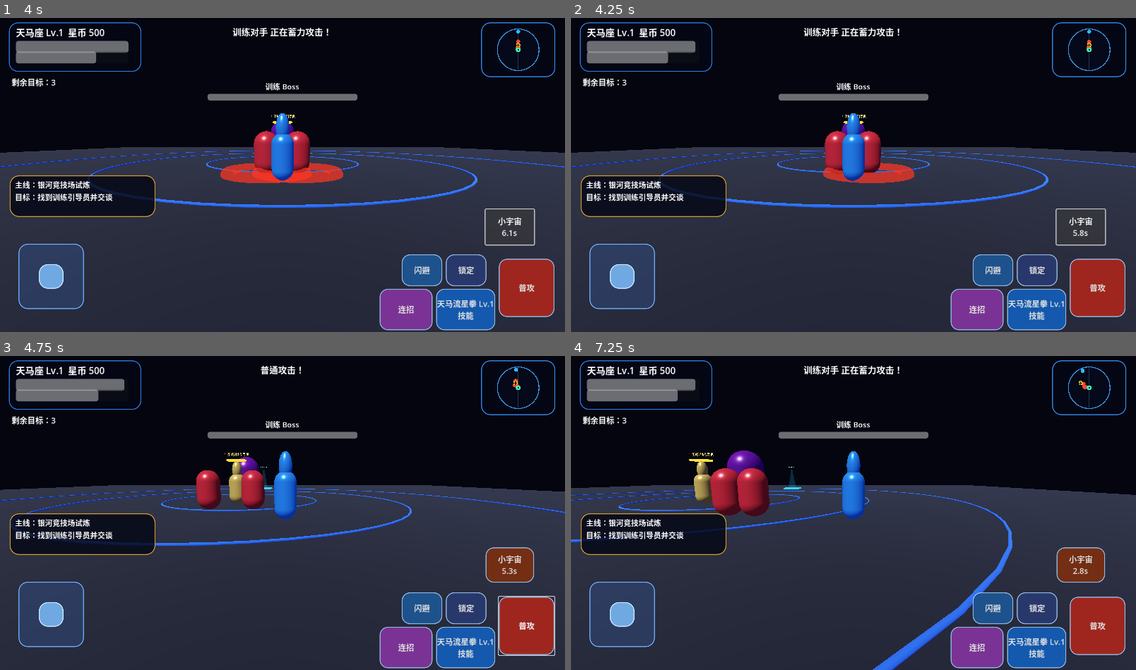
Above: before the commit, frames 1-4 (two rows, left to right).
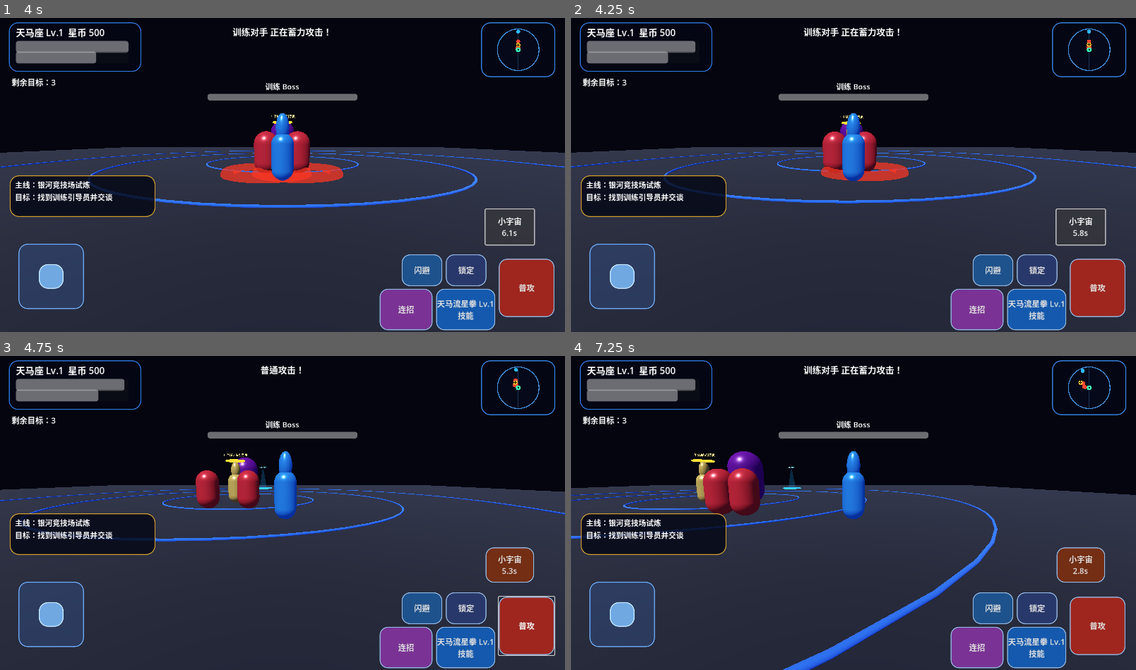
Above: after the commit, the same moments.

Repository: Qazwesrd/Saint-Seiya-Universe-War
Game: Godot game, scene res://scenes/main.tscn
Same seed, same stepped clock (60 frames per second), same inputs: the game is played once before the commit and once after it.
Inputs (mouse positions are in pixels of both pictures, inside the frame that each line leads up to):
- Up to frame 1 (4 s): click "闪避" at 0.5 s; click "锁定" at 1.25 s; click "小宇宙 爆发" at 2 s; click "小宇宙 7.3s" at 2.75 s; click "小宇宙 6.6s" at 3.5 s
- Up to frame 2 (4.25 s): no input
- Up to frame 3 (4.75 s): tap Enter (ui_accept) at 4.25, 4.52 s; move the mouse to (406, 494) at 4.27 s; hold Right (ui_right) from 4.28 s (still down); click (406, 494) at 4.42 s
- Up to frame 4 (7.25 s): release Right (ui_right) at 5 s; drag from (740, 525) to (825, 575) at 5.02 s; move the mouse to (910, 440) at 5.77 s; hold Right (ui_right) 5.78-6.5 s; drag from (825, 575) to (684, 462) at 6.52 s

Frame 1 is identical in both runs. In frame 2, 2.3% of the frame differs, in the area x 0-100%, y 3-61%; in frame 3, 2.3%; in frame 4, 4.5%, in the area x 0-100%, y 7-100%.

Commit message:
Add player knockback response for enemy heavy attacks

Diff:
--- a/game/scripts/player.gd
+++ b/game/scripts/player.gd
@@ -14,6 +14,7 @@
 var burst_cd := 0.0
 var dodge_time := 0.0
 var invulnerable := 0.0
+var knockback_velocity := Vector3.ZERO
 var locked_target: Node3D
 var pivot: Node3D
 var body_mat: StandardMaterial3D
@@ -112,8 +113,9 @@
             direction = target_offset.normalized()
     var base_speed := float(RPGState.get_combat_stats().get("speed",12.0)) * 0.52
     var speed := base_speed * (2.2 if dodge_time > 0.0 else (1.45 if is_mounted else 1.0))
-    velocity.x = direction.x * speed
-    velocity.z = direction.z * speed
+    knockback_velocity = knockback_velocity.move_toward(Vector3.ZERO, 24.0 * delta)
+    velocity.x = direction.x * speed + knockback_velocity.x
+    velocity.z = direction.z * speed + knockback_velocity.z
     velocity.y -= 22.0 * delta
     move_and_slide()
     if direction.length() > 0.1:
@@ -224,3 +226,10 @@
  if is_instance_valid(mount_indicator):
   mount_indicator.visible = is_mounted
  game.call("show_notice","已骑乘：" + str(CollectionSystem.MOUNTS.get(mount_id,{}).get("name","坐骑")) if is_mounted else "已下马")
+
+func apply_enemy_knockback(direction: Vector3, force: float) -> void:
+    var flat_direction := direction
+    flat_direction.y = 0.0
+    if flat_direction.length_squared() <= 0.001:
+        flat_direction = -global_transform.basis.z
+    knockback_velocity = flat_direction.normalized() * force
